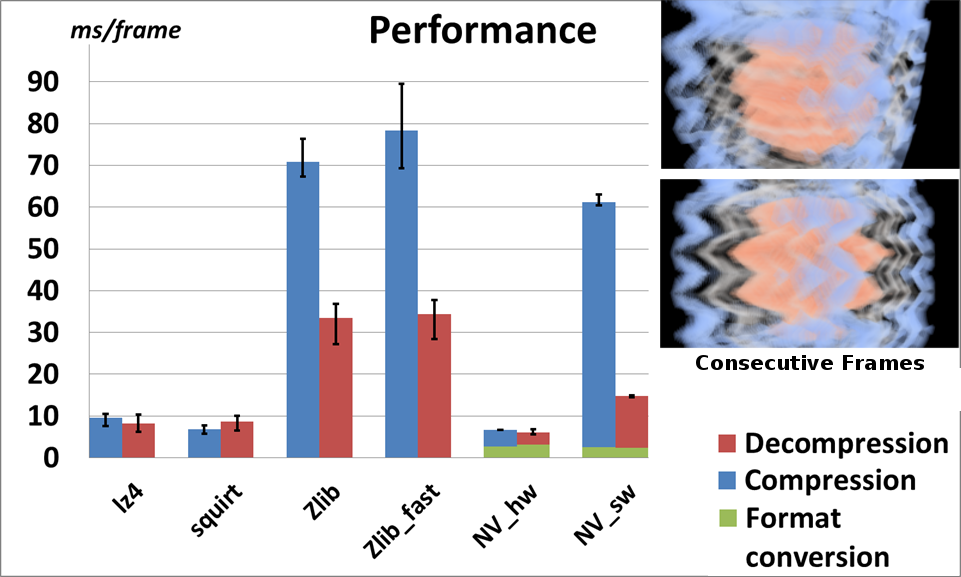
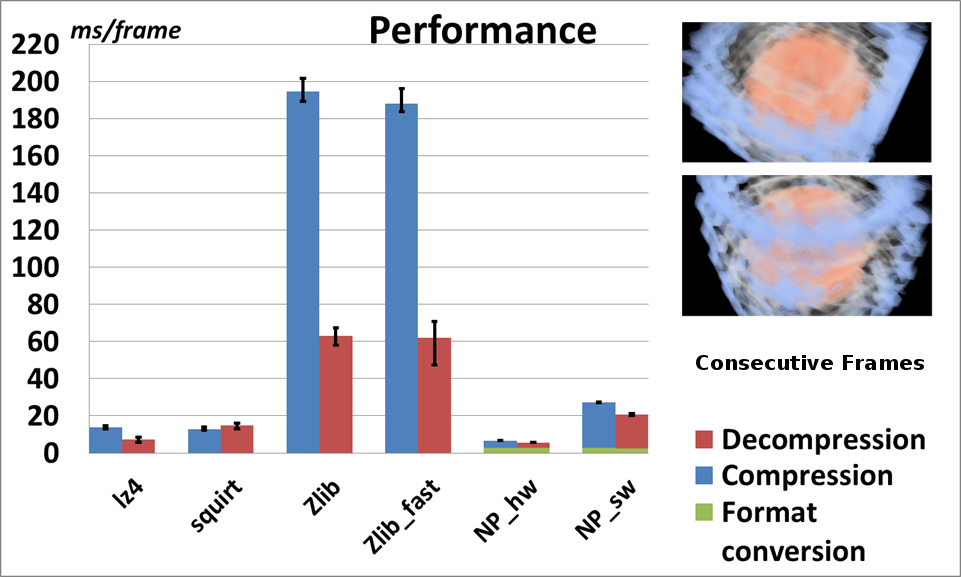
Two versions of the same layered image (w=961, h=577). Layer-by-layer changes:
removed layer "random_4" over [left=660, top=179, right=960, bottom=349]
added layer "outputImg61.gpm" above "outputImg60.gpm" over [left=682, top=175, right=933, bottom=317]
added layer "outputImg60.gpm" above "Consecutive Frames" over [left=682, top=22, right=932, bottom=163]
removed layer "random_2" over [left=661, top=0, right=961, bottom=169]
added layer "Performance_new.png" above "Performance.png #1" over [left=12, top=0, right=961, bottom=576]
